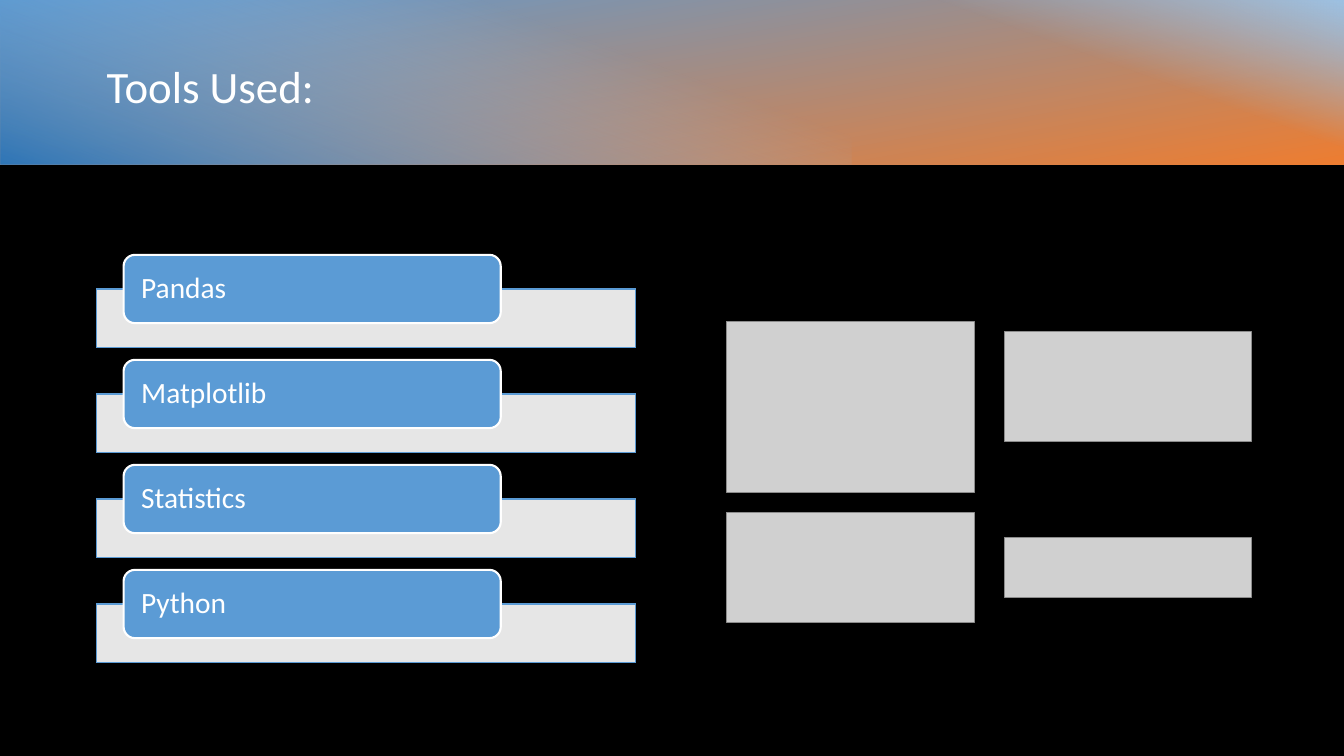
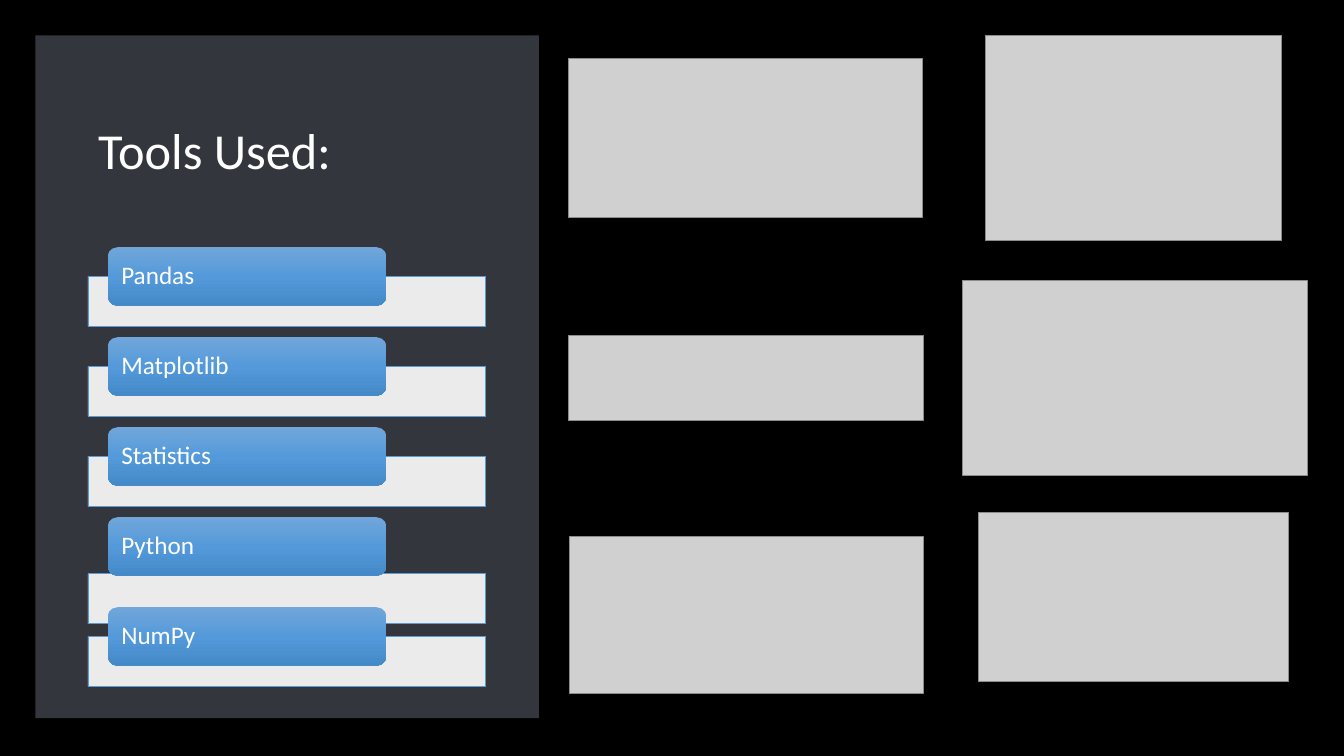
Before and after one commit to garimac12/project_acai, a slide deck: slide 2 of Presentation_project1.pptx. Drawn at 1344x756 pixels with LibreOffice and Linux fonts; fonts in the diff are those of the drawing; grey boxes stand for pictures. Boxes give left, top, right and bottom in pixels: in the first picture for what was removed or moved away, otherwise in the second. Text is boxed around its words. In the diff, an @@ line names an element or a change of style, - is before the commit and + after.

```diff
--- a/Presentation_project1.pptx
+++ b/Presentation_project1.pptx
@@ rectangle removed at bbox=[0, 0, 1344, 164] @@
@@ rectangle removed at bbox=[0, 0, 851, 164] @@
@@ rectangle removed at bbox=[787, 0, 1344, 164] @@
@@ rectangle added at bbox=[35, 35, 539, 718], fill #33363C @@
@@ picture added at bbox=[569, 58, 923, 218] @@
@@ picture: place and size @@
-picture at bbox=[727, 322, 975, 492]
+picture at bbox=[985, 36, 1281, 241]
@@ title "Tools Used:": place and size @@
-title "Tools Used:" at bbox=[107, 72, 314, 104]
+title "Tools Used:" at bbox=[98, 134, 331, 170]
@@ title "Tools Used:" at bbox=[98, 134, 331, 170]: size 32 to 36 pt; vertical alignment middle to bottom @@
@@ rounded rectangle: place and size @@
-rounded rectangle at bbox=[124, 255, 501, 324]
+rounded rectangle at bbox=[108, 247, 386, 306]
@@ text "Pandas": place and size @@
-text "Pandas" at bbox=[141, 277, 226, 298]
+text "Pandas" at bbox=[121, 266, 194, 284]
@@ rectangle: place and size @@
-rectangle at bbox=[97, 289, 636, 348]
+rectangle at bbox=[88, 276, 486, 327]
@@ picture added at bbox=[963, 281, 1309, 476] @@
@@ rounded rectangle: place and size @@
-rounded rectangle at bbox=[124, 360, 501, 429]
+rounded rectangle at bbox=[108, 338, 386, 396]
@@ text "Matplotlib": place and size @@
-text "Matplotlib" at bbox=[141, 382, 266, 408]
+text "Matplotlib" at bbox=[121, 356, 228, 378]
@@ picture: place and size @@
-picture at bbox=[1004, 538, 1252, 598]
+picture at bbox=[569, 336, 924, 421]
@@ picture removed at bbox=[1004, 332, 1252, 442] @@
@@ outline #5B9BD5 1 pt to #5B9BD5 0.5 pt in 3 elements at bbox=[88, 276, 486, 327], bbox=[88, 636, 486, 687], bbox=[88, 367, 486, 417] @@
@@ rectangle: place and size @@
-rectangle at bbox=[97, 394, 636, 453]
+rectangle at bbox=[88, 367, 486, 417]
@@ fill #5B9BD5 to gradient #71A6DB to #559BDB to #448ACA; outline #FFFFFF 1.5 pt to none in 4 elements at bbox=[108, 247, 386, 306], bbox=[108, 338, 386, 396], bbox=[108, 607, 386, 665], bbox=[108, 427, 386, 486] @@
@@ rounded rectangle: place and size @@
-rounded rectangle at bbox=[124, 465, 501, 533]
+rounded rectangle at bbox=[108, 427, 386, 486]
@@ text "Statistics": place and size @@
-text "Statistics" at bbox=[141, 487, 246, 508]
+text "Statistics" at bbox=[121, 446, 211, 464]
@@ rectangle removed at bbox=[97, 499, 636, 558] @@
@@ size 21 to 18 pt; less space between paragraphs in 4 elements at bbox=[121, 266, 194, 284], bbox=[121, 356, 228, 378], bbox=[121, 446, 211, 464], bbox=[121, 536, 194, 558] @@
@@ text "Python": place and size @@
-text "Python" at bbox=[141, 592, 226, 618]
+text "Python" at bbox=[121, 536, 194, 558]
@@ picture: place and size @@
-picture at bbox=[727, 513, 975, 623]
+picture at bbox=[570, 536, 924, 693]
@@ picture added at bbox=[978, 512, 1289, 682] @@
@@ rounded rectangle: place and size @@
-rounded rectangle at bbox=[124, 570, 501, 638]
+rounded rectangle at bbox=[108, 607, 386, 665]
@@ group added at bbox=[88, 457, 486, 648]: 2 rectangles, 1 rounded rectangle, 1 text @@
+NumPy
@@ rectangle: place and size @@
-rectangle at bbox=[97, 604, 636, 662]
+rectangle at bbox=[88, 636, 486, 687]
```
Also in this commit, not shown: 6 other slides changed, 15 slides added, 1 slide removed, 4 other files.
